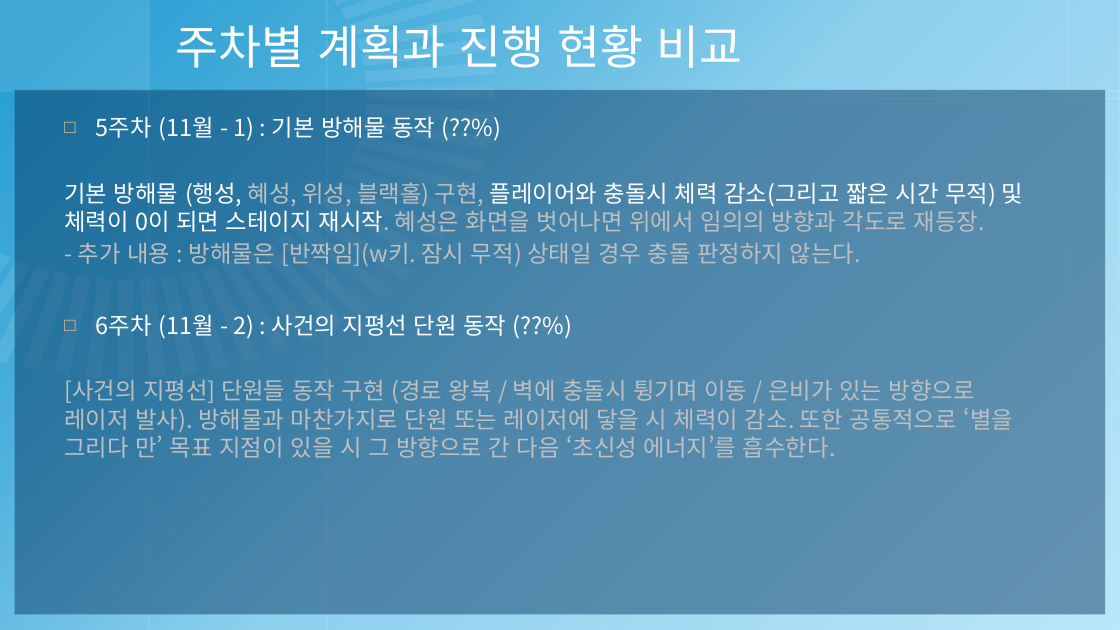
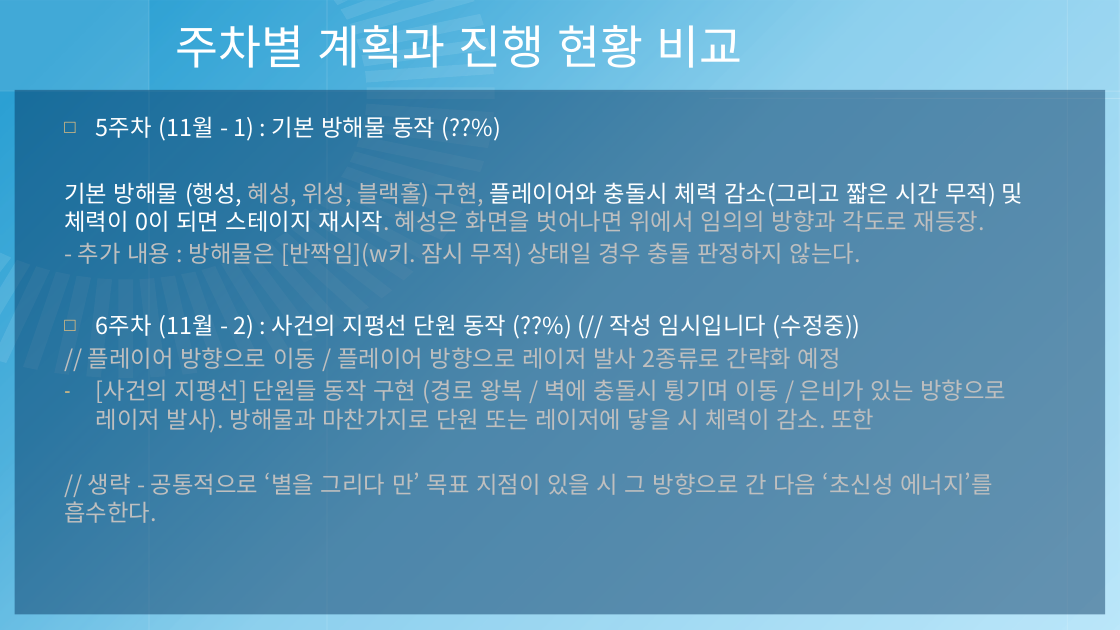
Before and after one commit to pb-wandu/2018180040_2DGP_PROJECT, a slide deck: slide 4 of 2018180040 - 2DGP 3차 발표 프레젠테이션.pptx. Drawn at 1120x630 pixels with LibreOffice and Linux fonts; fonts in the diff are those of the drawing; background and template pictures are left out. Boxes give left, top, right and bottom in pixels: in the first picture for what was removed or moved away, otherwise in the second. Text is boxed around its words. In the diff, an @@ line names an element or a change of style, - is before the commit and + after.

```diff
--- a/2018180040 - 2DGP 3차 발표 프레젠테이션.pptx
+++ b/2018180040 - 2DGP 3차 발표 프레젠테이션.pptx
@@ text at bbox=[64, 314, 1006, 523]: text changed @@
-□ 6주차 (11월 - 2) : 사건의 지평선 단원 동작 (??%)
-[사건의 지평선] 단원들 동작 구현 (경로 왕복 / 벽에 충돌시 튕기며 이동 / 은비가 있는 방향으로 레이저 발사). 방해물과 마찬가지로 단원 또는 레이저에 닿을 시 체력이 감소. 또한 공통적으로 ‘별을 그리다 만’ 목표 지점이 있을 시 그 방향으로 간 다음 ‘초신성 에너지’를 흡수한다.
+□ 6주차 (11월 - 2) : 사건의 지평선 단원 동작 (??%) (// 작성 임시입니다 (수정중))
+// 플레이어 방향으로 이동 / 플레이어 방향으로 레이저 발사 2종류로 간략화 예정
+– [사건의 지평선] 단원들 동작 구현 (경로 왕복 / 벽에 충돌시 튕기며 이동 / 은비가 있는 방향으로 레이저 발사). 방해물과 마찬가지로 단원 또는 레이저에 닿을 시 체력이 감소. 또한
+// 생략 - 공통적으로 ‘별을 그리다 만’ 목표 지점이 있을 시 그 방향으로 간 다음 ‘초신성 에너지’를 흡수한다.
```
Also in this commit, not shown: 3 other slides changed, 10 other files.
